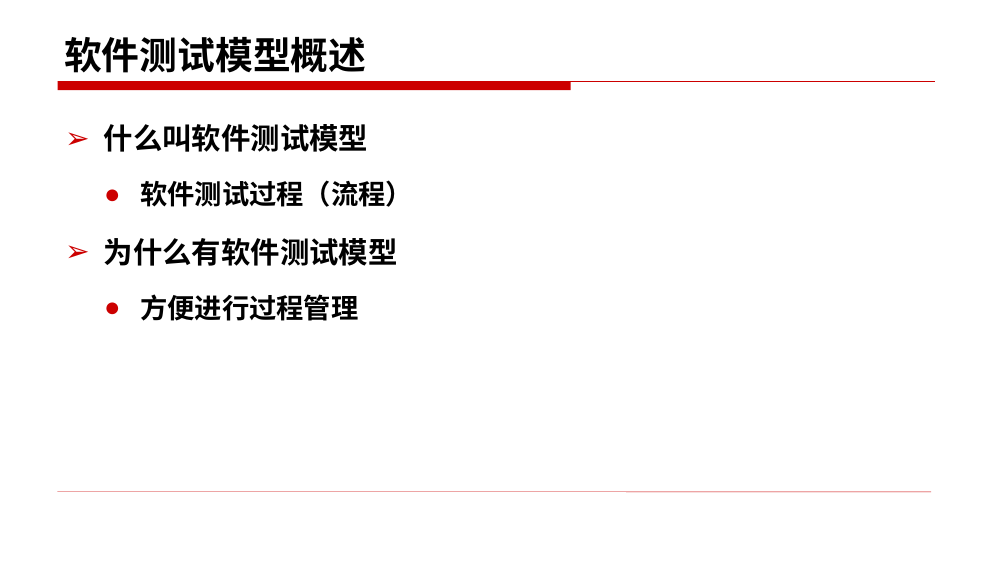
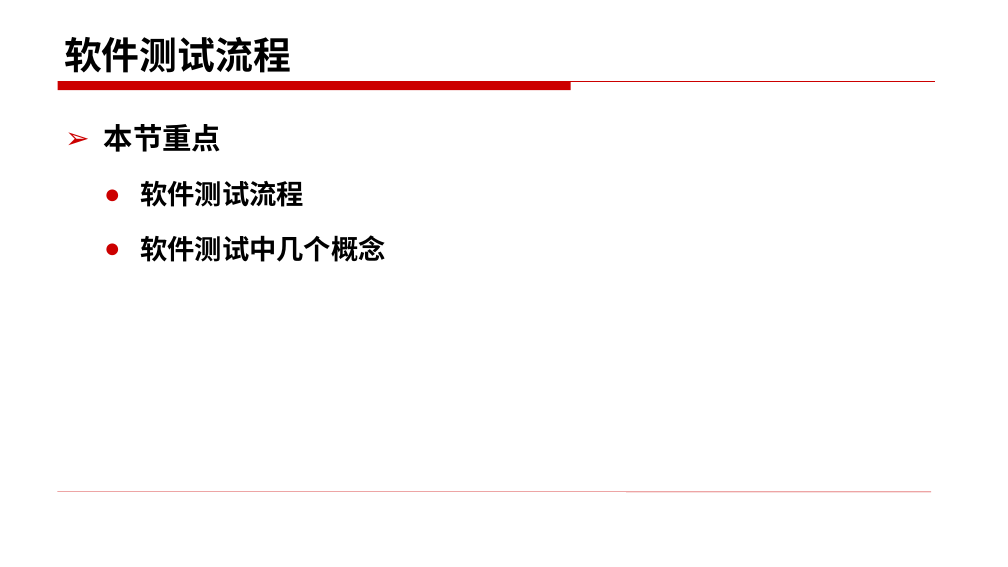
Before and after one commit to edu2act/course-foundation-software-tesing, a slide deck: slide 8 of materials/slides/2.3.pptx (slide 3 before the commit). Drawn at 1008x567 pixels with LibreOffice and Linux fonts; fonts in the diff are those of the drawing. Boxes give left, top, right and bottom in pixels: in the first picture for what was removed or moved away, otherwise in the second. Text is boxed around its words. In the diff, an @@ line names an element or a change of style, - is before the commit and + after.

```diff
--- a/materials/slides/2.3.pptx
+++ b/materials/slides/2.3.pptx
@@ title at (x1=64, y1=37, x2=291, y2=73): text changed @@
-软件测试模型概述
+软件测试流程
@@ text at (x1=104, y1=124, x2=386, y2=262): text changed; size 28 to 26 pt @@
-➢ 什么叫软件测试模型
-  ● 软件测试过程（流程）
-➢ 为什么有软件测试模型
-  ● 方便进行过程管理
+➢ 本节重点
+  ● 软件测试流程
+  ● 软件测试中几个概念
```
Also in this commit, not shown: 9 other slides changed, 15 slides added, 3 slides removed, 8 other files.
